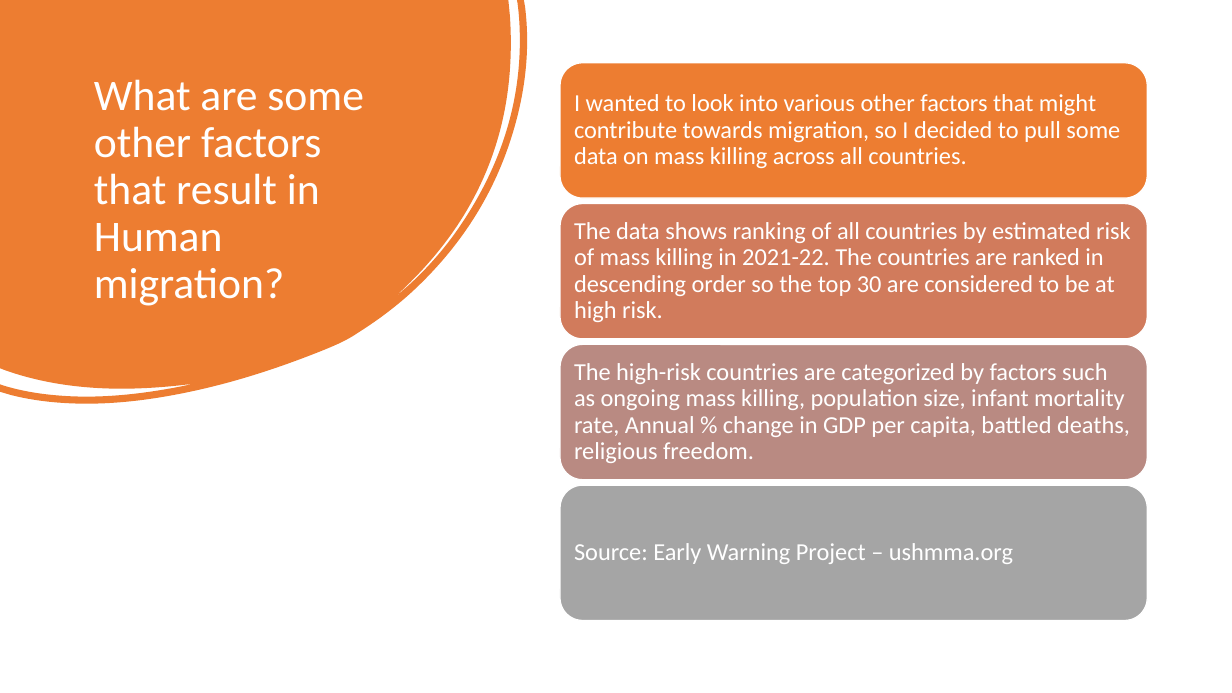
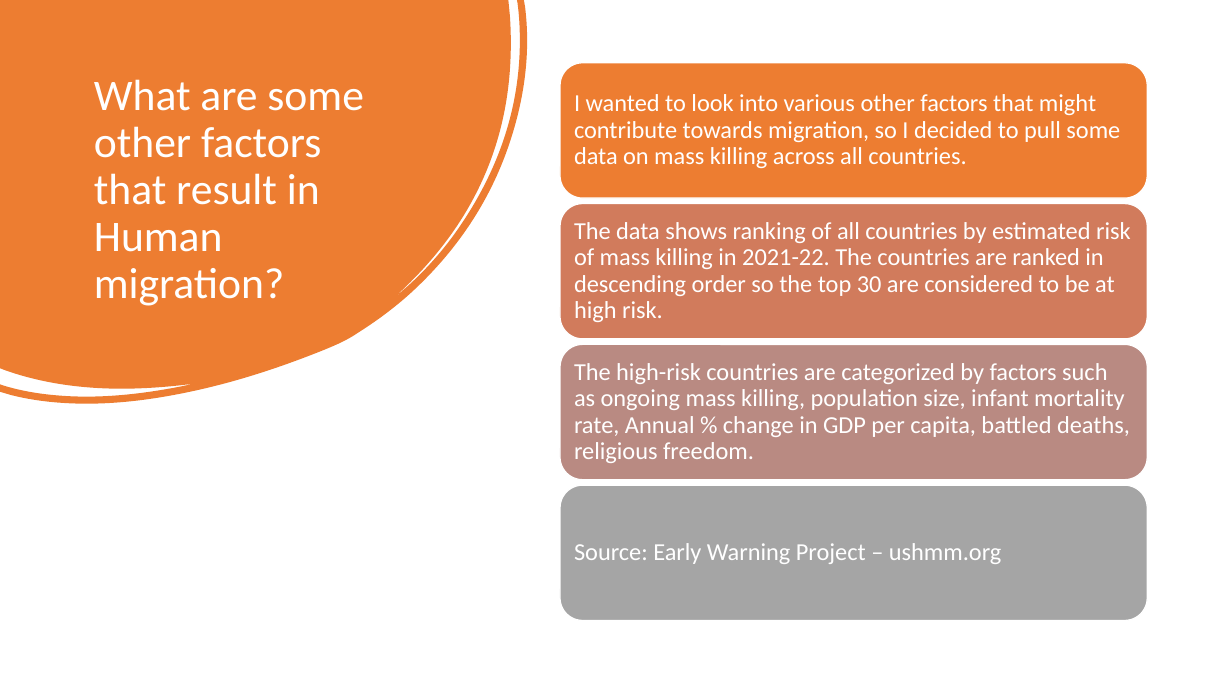
Before and after one commit to ksobiya/Capstone, a slide deck: slide 9 of capstone presentation.pptx. Drawn at 1232x693 pixels with LibreOffice and Linux fonts; fonts in the diff are those of the drawing. Boxes give left, top, right and bottom in pixels: in the first picture for what was removed or moved away, otherwise in the second. Text is boxed around its words. In the diff, an @@ line names an element or a change of style, - is before the commit and + after.

```diff
--- a/capstone presentation.pptx
+++ b/capstone presentation.pptx
@@ text at (574,543,1002,564): text changed @@
-Source: Early Warning Project – ushmma.org
+Source: Early Warning Project – ushmm.org
```
Also in this commit, not shown: 2 other slides changed, 21 other files.
